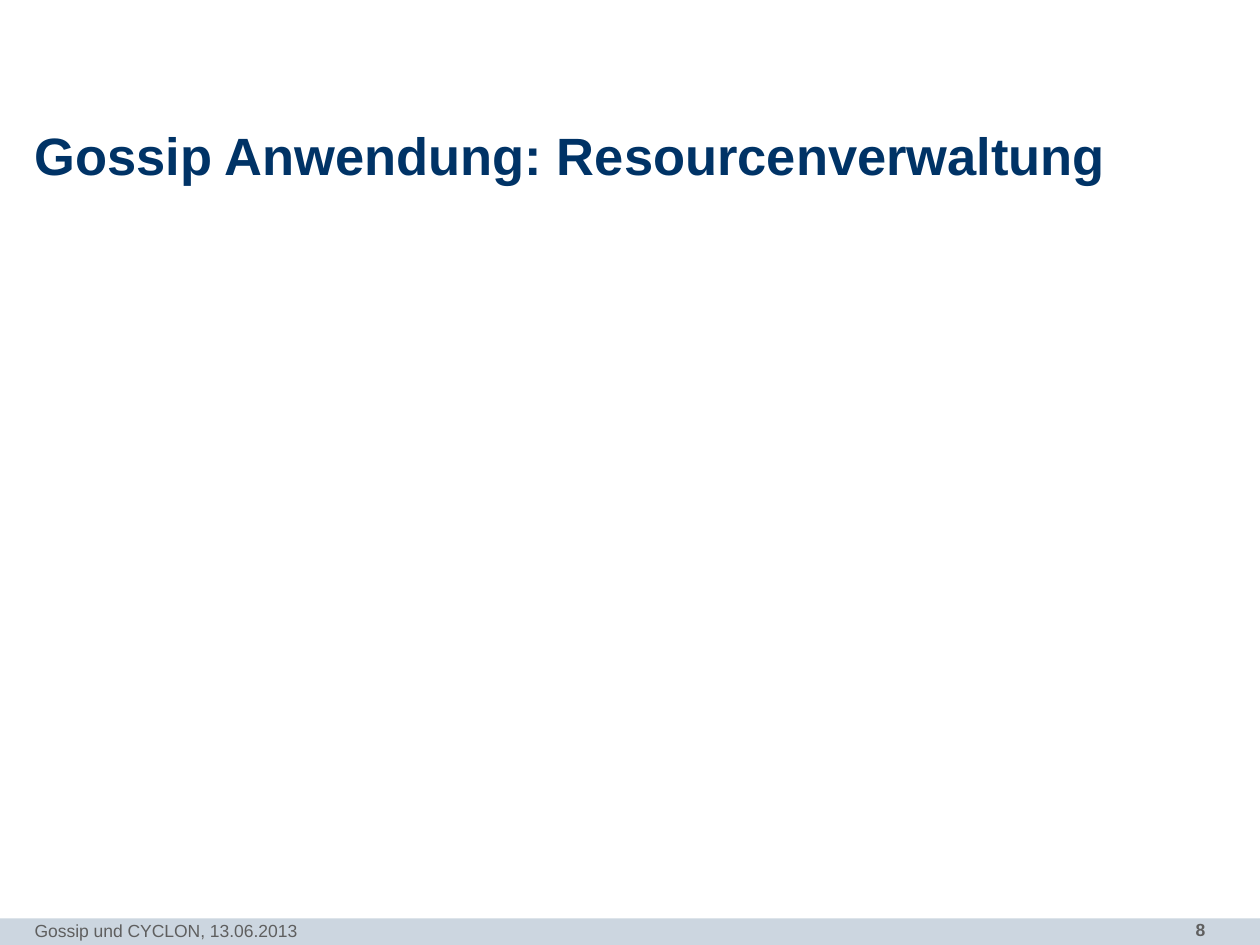
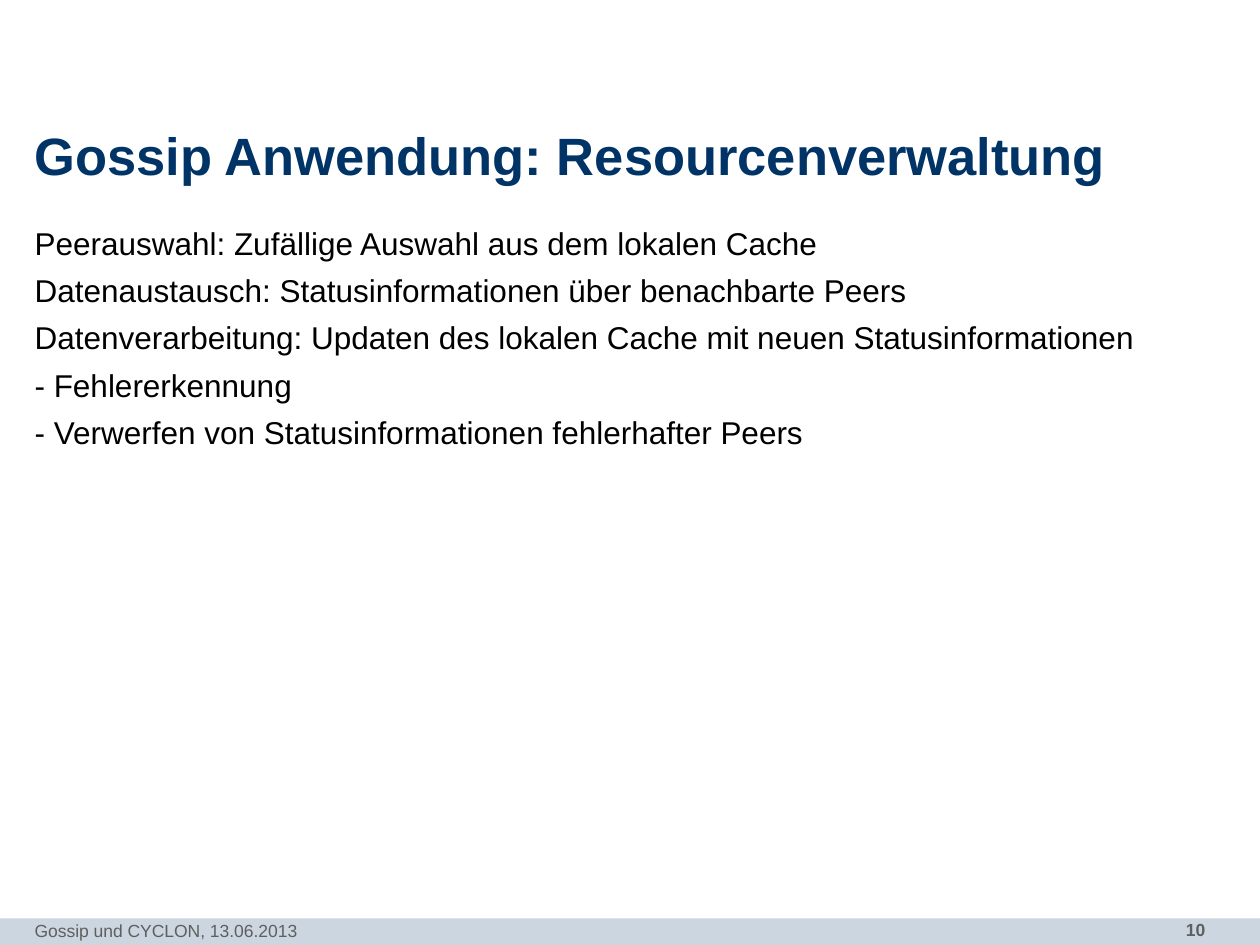
Before and after one commit to N8Fear/DistributedSystems, a slide deck: slide 10 of Vortrag/[MASTER] Präsentation.pptx (slide 8 before the commit). Drawn at 1260x945 pixels with LibreOffice and Linux fonts; fonts in the diff are those of the drawing; background and template pictures are left out. Boxes give left, top, right and bottom in pixels: in the first picture for what was removed or moved away, otherwise in the second. Text is boxed around its words. In the diff, an @@ line names an element or a change of style, - is before the commit and + after.

```diff
--- a/Vortrag/[MASTER] Präsentation.pptx
+++ b/Vortrag/[MASTER] Präsentation.pptx
@@ text added at box(35, 232, 1134, 445), 18 pt, text #000000 @@
+Peerauswahl: Zufällige Auswahl aus dem lokalen Cache
+Datenaustausch: Statusinformationen über benachbarte Peers
+Datenverarbeitung: Updaten des lokalen Cache mit neuen Statusinformationen
+- Fehlererkennung
+- Verwerfen von Statusinformationen fehlerhafter Peers
@@ page number at box(1186, 924, 1205, 936): text changed @@
-8
+10
```
Also in this commit, not shown: 5 other slides changed, 2 slides added.
